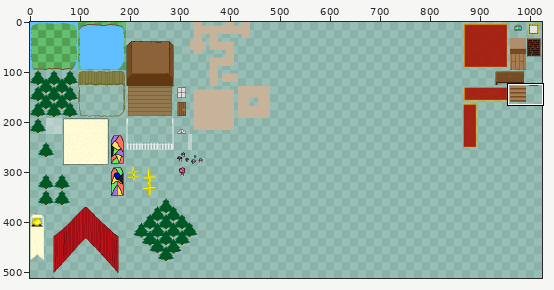
Two states of a sprite sheet, res/images/TestSpriteSheet.png. The first picture is a wide view before the edit; the outline marks the close-up.
Close-up. As it was:
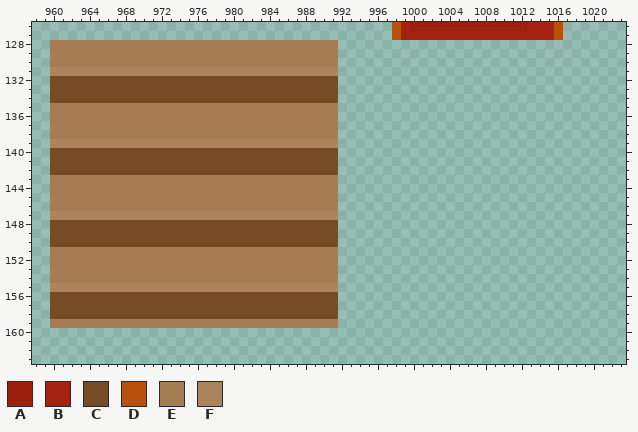
The file is 1024x512 pixels. Pixels under 10% opacity are left out. Colours within 5 levels of each other are drawn and written as one. Shown: x 958..1023, y 126..163.
Palette (. is transparent): A #9d1f10  B #a52111  C #754c24  D #b9500b  E #a67c52  F #ab845d
Pixels before (only the part around the change), first column x 958:
126 ........................................DBAAAAAAAAAAAAABBBD.......
127 ........................................DBBBBBBBBBBBBBBBBBD.......
128 ..EEEEEEEEEEEEEEEEEEEEEEEEEEEEEEEE................................
129 ..EEEEEEEEEEEEEEEEEEEEEEEEEEEEEEEE................................
130 ..EEEEEEEEEEEEEEEEEEEEEEEEEEEEEEEE................................
131 ..FFFFFFFFFFFFFFFFFFFFFFFFFFFFFFFF................................
132 ..CCCCCCCCCCCCCCCCCCCCCCCCCCCCCCCC................................
133 ..CCCCCCCCCCCCCCCCCCCCCCCCCCCCCCCC................................
134 ..CCCCCCCCCCCCCCCCCCCCCCCCCCCCCCCC................................
135 ..EEEEEEEEEEEEEEEEEEEEEEEEEEEEEEEE................................
136 ..EEEEEEEEEEEEEEEEEEEEEEEEEEEEEEEE................................
137 ..EEEEEEEEEEEEEEEEEEEEEEEEEEEEEEEE................................
138 ..EEEEEEEEEEEEEEEEEEEEEEEEEEEEEEEE................................
139 ..FFFFFFFFFFFFFFFFFFFFFFFFFFFFFFFF................................
140 ..CCCCCCCCCCCCCCCCCCCCCCCCCCCCCCCC................................
141 ..CCCCCCCCCCCCCCCCCCCCCCCCCCCCCCCC................................
142 ..CCCCCCCCCCCCCCCCCCCCCCCCCCCCCCCC................................
143 ..EEEEEEEEEEEEEEEEEEEEEEEEEEEEEEEE................................
144 ..EEEEEEEEEEEEEEEEEEEEEEEEEEEEEEEE................................
145 ..EEEEEEEEEEEEEEEEEEEEEEEEEEEEEEEE................................
146 ..EEEEEEEEEEEEEEEEEEEEEEEEEEEEEEEE................................
147 ..FFFFFFFFFFFFFFFFFFFFFFFFFFFFFFFF................................
148 ..CCCCCCCCCCCCCCCCCCCCCCCCCCCCCCCC................................
149 ..CCCCCCCCCCCCCCCCCCCCCCCCCCCCCCCC................................
150 ..CCCCCCCCCCCCCCCCCCCCCCCCCCCCCCCC................................
151 ..EEEEEEEEEEEEEEEEEEEEEEEEEEEEEEEE................................
152 ..EEEEEEEEEEEEEEEEEEEEEEEEEEEEEEEE................................
153 ..EEEEEEEEEEEEEEEEEEEEEEEEEEEEEEEE................................
154 ..EEEEEEEEEEEEEEEEEEEEEEEEEEEEEEEE................................
155 ..FFFFFFFFFFFFFFFFFFFFFFFFFFFFFFFF................................
156 ..CCCCCCCCCCCCCCCCCCCCCCCCCCCCCCCC................................
157 ..CCCCCCCCCCCCCCCCCCCCCCCCCCCCCCCC................................
158 ..CCCCCCCCCCCCCCCCCCCCCCCCCCCCCCCC................................
159 ..EEEEEEEEEEEEEEEEEEEEEEEEEEEEEEEE................................
160 ..................................................................
161 ..................................................................
162 ..................................................................
163 ..................................................................
The same view after the edit:
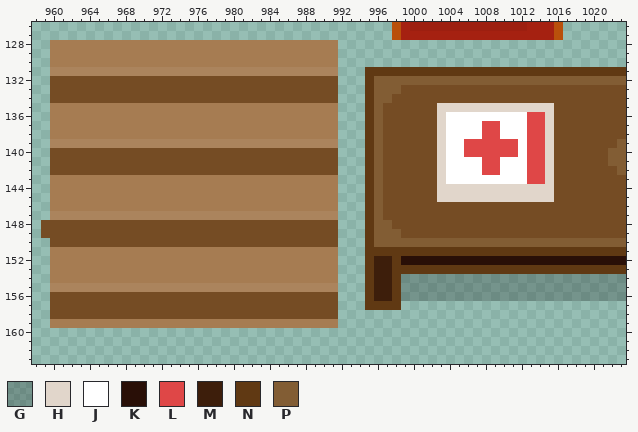
Colours new in this view: G #00000038  H #e1d6cb  J #ffffff  K #290f07  L #df4747  M #3d1e0b  N #603913  P #825d34
Difference:
y 131: x 995..1023 ............................. -> NNNNNNNNNNNNNNNNNNNNNNNNNNNNN
y 132: x 995..1023 ............................. -> NPPPPPPPPPPPPPPPPPPPPPPPPPPPP
y 133: x 995..1023 ............................. -> NPPPCCCCCCCCCCCCCCCCCCCCCCCCC
y 134: x 995..1023 ............................. -> NPPCCCCCCCCCCCCCCCCCCCCCCCCCC
y 135: x 995..1023 ............................. -> NPCCCCCCHHHHHHHHHHHHHCCCCCCCC
y 136: x 995..1023 ............................. -> NPCCCCCCHJJJJJJJJJLLHCCCCCCCC
y 137..138: x 995..1023 ............................. -> NPCCCCCCHJJJJLLJJJLLHCCCCCCCC
y 139: x 995..1023 ............................. -> NPCCCCCCHJJLLLLLLJLLHCCCCCCCP
y 140: x 995..1023 ............................. -> NPCCCCCCHJJLLLLLLJLLHCCCCCCPP
y 141: x 995..1023 ............................. -> NPCCCCCCHJJJJLLJJJLLHCCCCCCPP
y 142: x 995..1023 ............................. -> NPCCCCCCHJJJJLLJJJLLHCCCCCCCP
y 143: x 995..1023 ............................. -> NPCCCCCCHJJJJJJJJJLLHCCCCCCCC
y 144..145: x 995..1023 ............................. -> NPCCCCCCHHHHHHHHHHHHHCCCCCCCC
y 146..147: x 995..1023 ............................. -> NPCCCCCCCCCCCCCCCCCCCCCCCCCCC
y 148: x 959 . -> C; x 995..1023 ............................. -> NPPCCCCCCCCCCCCCCCCCCCCCCCCCC
y 149: x 959 . -> C; x 995..1023 ............................. -> NPPPCCCCCCCCCCCCCCCCCCCCCCCCC
y 150: x 995..1023 ............................. -> NPPPPPPPPPPPPPPPPPPPPPPPPPPPP
y 151: x 995..1023 ............................. -> NNNNNNNNNNNNNNNNNNNNNNNNNNNNN
y 152: x 995..1023 ............................. -> NMMNKKKKKKKKKKKKKKKKKKKKKKKKK
y 153: x 995..1023 ............................. -> NMMNNNNNNNNNNNNNNNNNNNNNNNNNN
y 154..156: x 995..1023 ............................. -> NMMNGGGGGGGGGGGGGGGGGGGGGGGGG
y 157: x 995..998 .... -> NNNN
